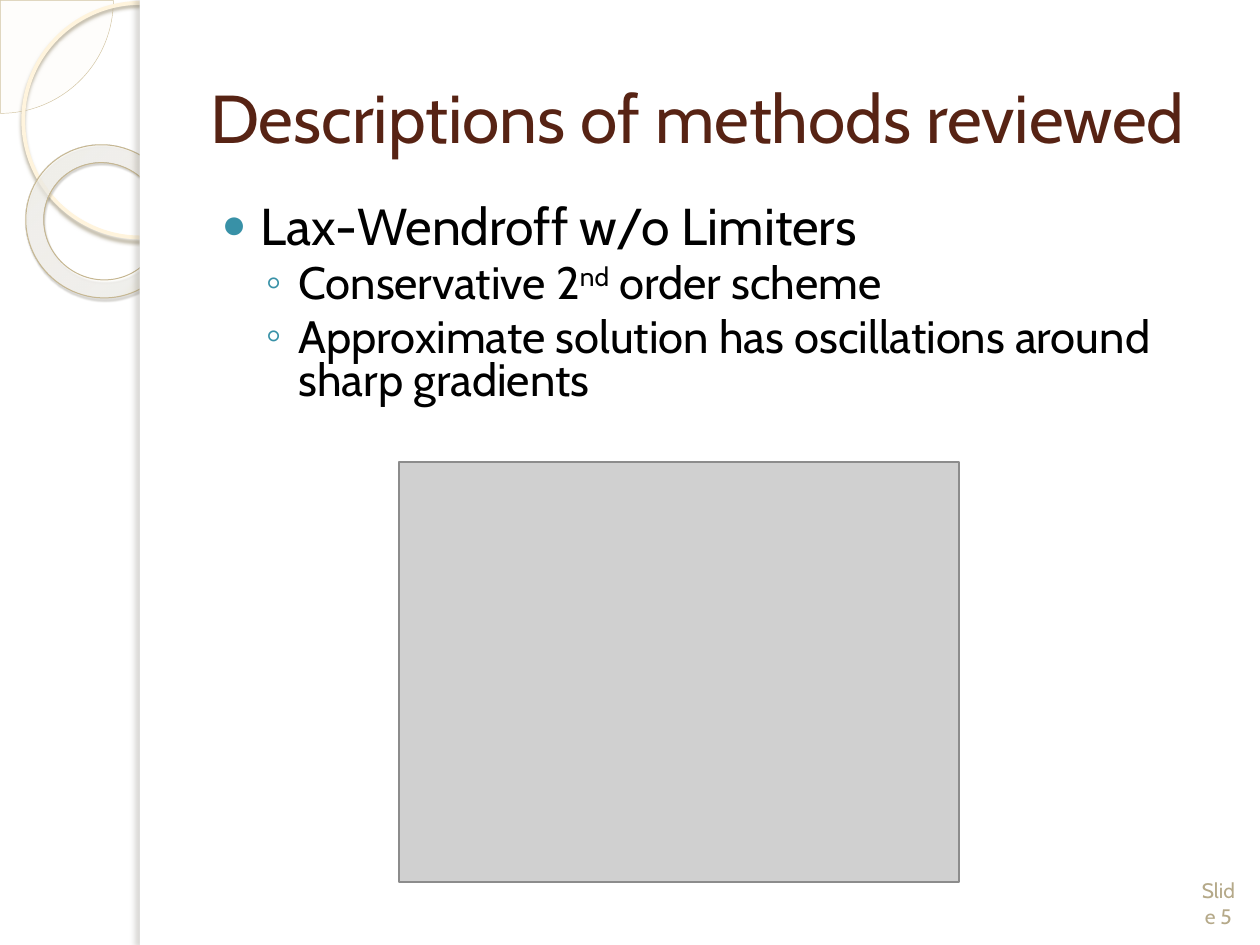
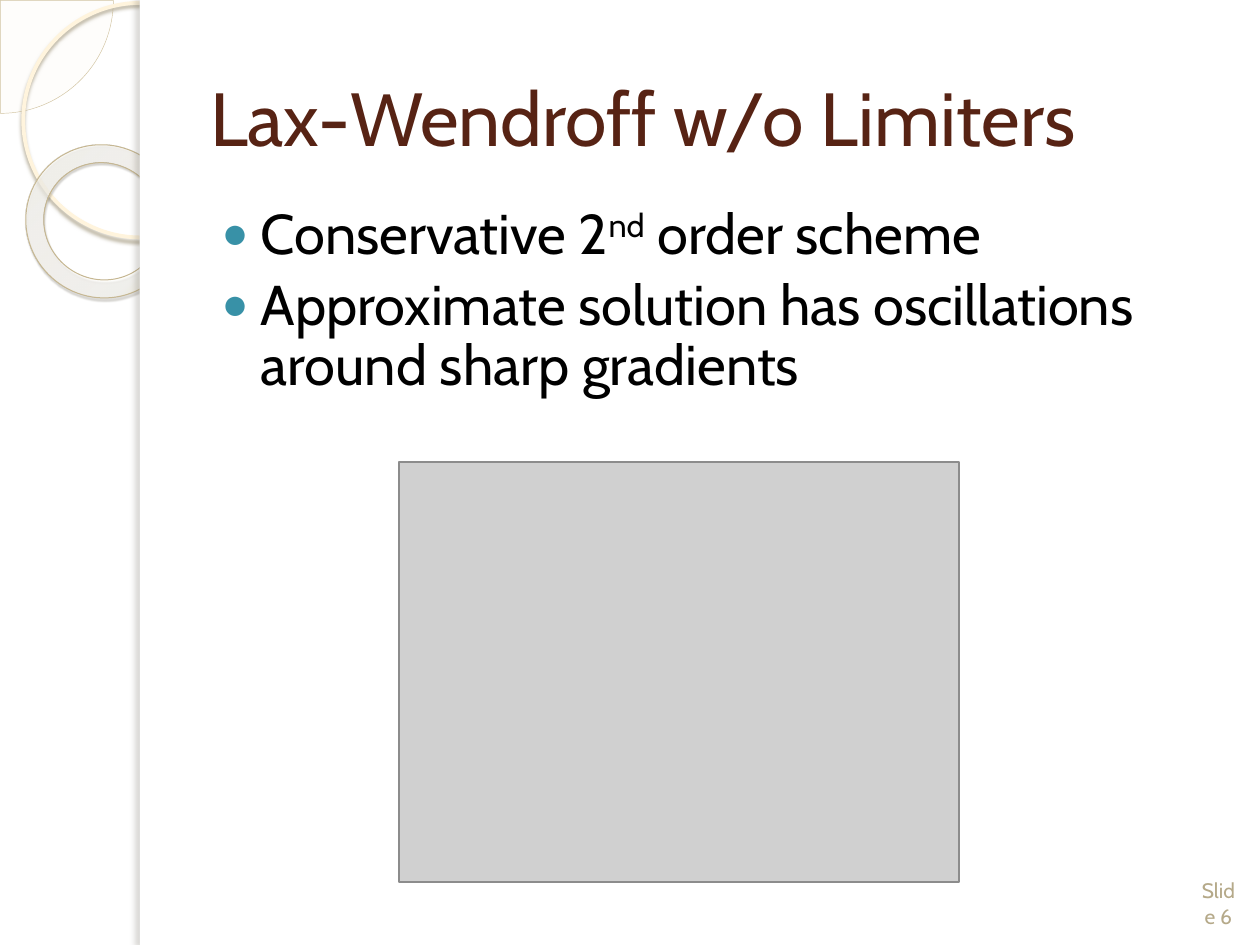
Before and after one commit to wmatern/summer_LANL, a slide deck: slide 6 of Final Research Presentation/Final_LongPres_Davis_Matern.pptx (slide 5 before the commit). Drawn at 1260x945 pixels with LibreOffice and Linux fonts; fonts in the diff are those of the drawing; grey boxes stand for pictures; background and template pictures are left out. Boxes give left, top, right and bottom in pixels: in the first picture for what was removed or moved away, otherwise in the second. Text is boxed around its words. In the diff, an @@ line names an element or a change of style, - is before the commit and + after.

```diff
--- a/Final Research Presentation/Final_LongPres_Davis_Matern.pptx
+++ b/Final Research Presentation/Final_LongPres_Davis_Matern.pptx
@@ title at (210, 89, 1075, 153): text changed; size 38.7 to 43 pt @@
-Descriptions of methods reviewed
+Lax-Wendroff w/o Limiters
@@ text "Conservative 2nd order scheme" at (261, 212, 1133, 398): size 25.9 to 32 pt; bullet ◦ to ●; list level 2 to 1 in "Conservative 2nd order scheme"; line spacing 0.8 to 0.9; list level 2 to 1 in "Approximate solution has oscillations around ..." @@
@@ text at (261, 206, 857, 250): paragraph removed @@
-● Lax-Wendroff w/o Limiters
@@ page number at (1220, 909, 1232, 924): text changed @@
-Slide 5
+Slide 6
```
Also in this commit, not shown: 9 other slides changed, 5 slides added, 5 slides removed, 14 other files.
